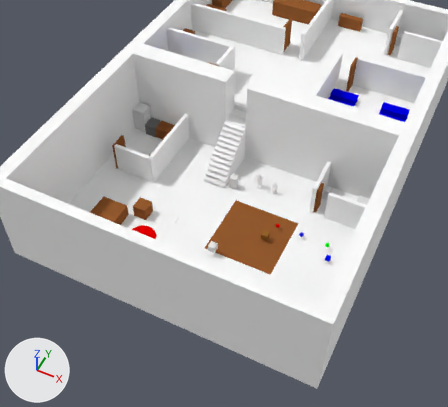
A saved change to the Blender file Blender Game/maingame.blend.
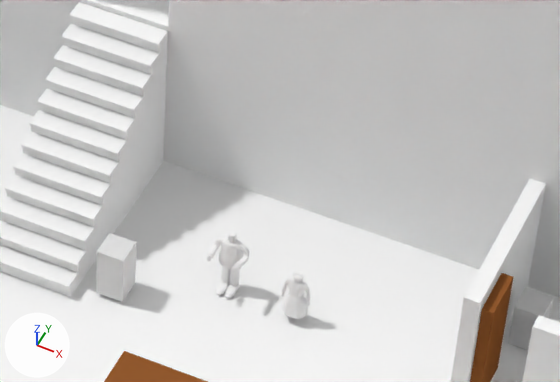
Old and new are each drawn from a 50 mm camera at (16.95, -35.95, 36.29) aimed at (3.1, -8.25, 1.66) and again close up on the part from 46% to 75% of the width and 30% to 51% of the height. Arrows for +X, +Y and +Z are at lower left; the lights stay in place. Objects named as collision shapes, trigger or cutter boxes, shadow casters or lower levels of detail are left out.

Script lines for the objects in view, before the commit:
```python
me_cube_004 = bpy.data.meshes.new('Cube.004')
me_cube_004.from_pydata(...)  # a box spanning x -1.0..1.0, y -1.0..1.0, z -1.0..1.0
me_cube_025 = bpy.data.meshes.new('Cube.025')
me_cube_025.from_pydata(...)  # a box spanning x -1.0..1.0, y -1.0..1.0, z -1.0..1.0
me_cube_025.materials.append(mat_material_024)  # brown #975c30
me_untitled_002 = bpy.data.meshes.new('Untitled.002')
me_untitled_002.from_pydata(...)  # 1806 vertices, 1813 faces; spans x -2.3..2.15, y -4.11..5.31, z -1.53..2.17
me_untitled_002.materials.append(mat_lambert2_002)  # white #ffffff
ob_cube = bpy.data.objects.new('Cube', me_cube_004)
ob_cube.location = (3.17, -6.72, 2.65)
ob_cube.scale = (0.25, 0.25, 0.5)
ob_cube_024 = bpy.data.objects.new('Cube.024', me_cube_025)
ob_cube_024.location = (9.55, -5.93, 3.2)
ob_cube_024.rotation_euler = (0.0, 0.0, 1.571)  # degrees (0, 0, 90)
ob_cube_024.scale = (0.45, 0.1, 1.1)
ob_pasted__pcube5_001 = bpy.data.objects.new('pasted__pCube5.001', me_untitled_002)
ob_pasted__pcube5_001.location = (4.882, -5.893, 2.666)
ob_pasted__pcube5_001.rotation_euler = (1.571, 0.0, 0.0)  # degrees (90, 0, 0)
ob_pasted__pcube5_001.scale = (0.15, 0.135, 0.15)
# also in view: 'pCube16' at (3.29, -2.72, 5.15); 'pCube3' at (6.16, -5.95, 2.61); 'Cube.025' at (9.87, -4.65, 2.55); 'Cube.028' at (6.4, -10.4, 2.02)
```
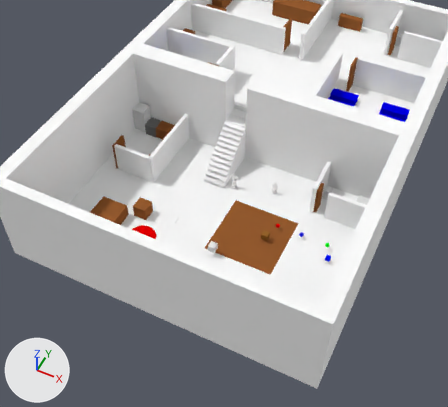
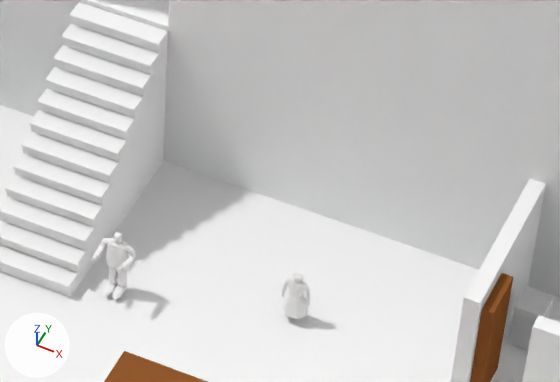
Edits to the scene script, one JSON object a line:
```json
{"op": "add", "block": "ob_pasted__pcube5_001", "code": "ob_pasted__pcube5_001.parent = ob_cube"}
{"op": "add", "block": "ob_pasted__pcube5_001", "code": "ob_pasted__pcube5_001.matrix_parent_inverse = Matrix(((0.0, -4.0, 0.0, -26.9), (4.0, 0.0, 0.0, -12.69), (0.0, 0.0, 2.0, -5.301), (0.0, 0.0, 0.0, 1.0)))"}
{"op": "set", "path": "ob_pasted__pcube5_001.location", "old": "(4.882, -5.893, 2.666)", "new": "(3.189, -6.814, 2.71)"}
{"op": "set", "path": "ob_cube.rotation_euler", "old": "(0.0, 0.0, 0.0)", "new": "(0.0, 0.0, -1.571)", "note": "degrees (0, 0, 0) -> degrees (0, 0, -90)"}
{"op": "add", "block": "ob_cube", "code": "ob_cube.hide_render = True"}
```

Pixel boxes (x1, y1, x2, y2) of what changed, in the close-ups (560 x 382 px):
```json
{"object": "pasted__pCube5.001", "change": "turned, moved", "before": [206, 231, 250, 298], "after": [92, 232, 135, 299]}
{"object": "Cube", "change": "hidden", "before": [96, 233, 136, 302]}
```
